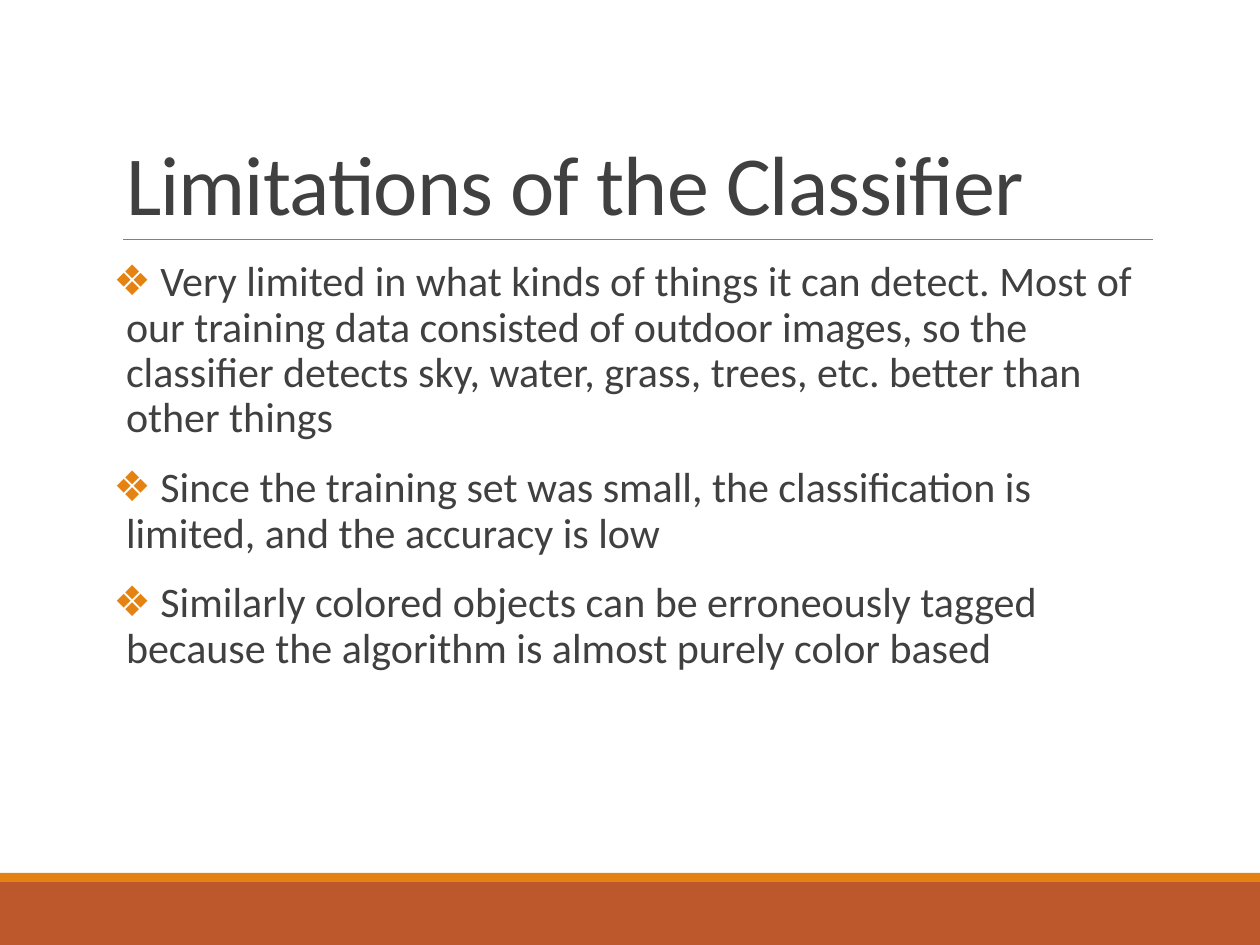
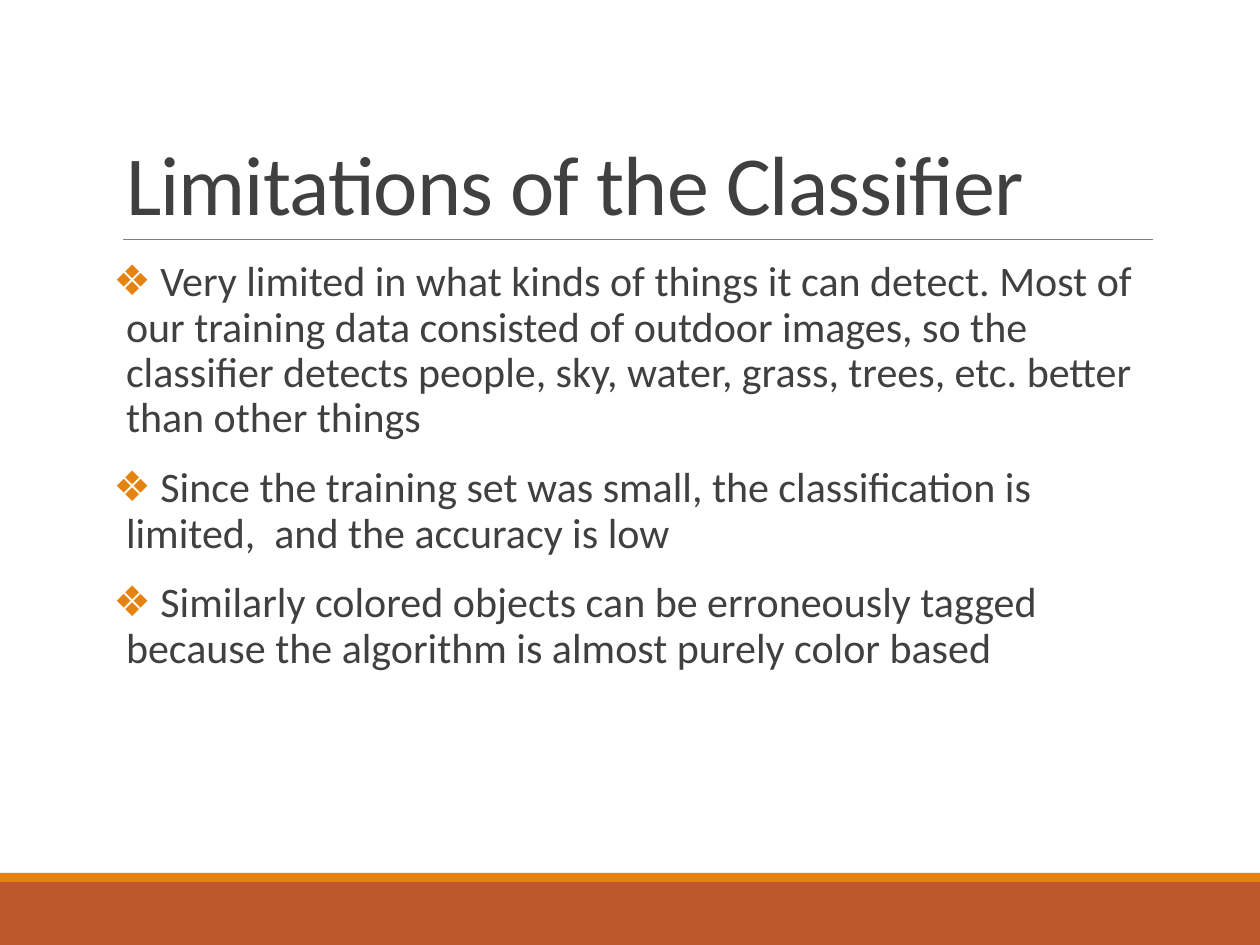
Before and after one commit to somyamohanty/Pixel_Dawgs, a slide deck: slide 18 of Documents/Final Presentation.pptx (slide 17 before the commit). Drawn at 1260x945 pixels with LibreOffice and Linux fonts; fonts in the diff are those of the drawing. Boxes give left, top, right and bottom in pixels: in the first picture for what was removed or moved away, otherwise in the second. Text is boxed around its words. In the diff, an @@ line names an element or a change of style, - is before the commit and + after.

Commit message:
Updated Presentation

```diff
--- a/Documents/Final Presentation.pptx
+++ b/Documents/Final Presentation.pptx
@@ text at <box>126,267,1132,439</box>: text changed @@
-❖ Very limited in what kinds of things it can detect. Most of our training data consisted of outdoor images, so the classifier detects sky, water, grass, trees, etc. better than other things
+❖ Very limited in what kinds of things it can detect. Most of our training data consisted of outdoor images, so the classifier detects people, sky, water, grass, trees, etc. better than other things
```
Also in this commit, not shown: 6 other slides changed, 1 slide added.
